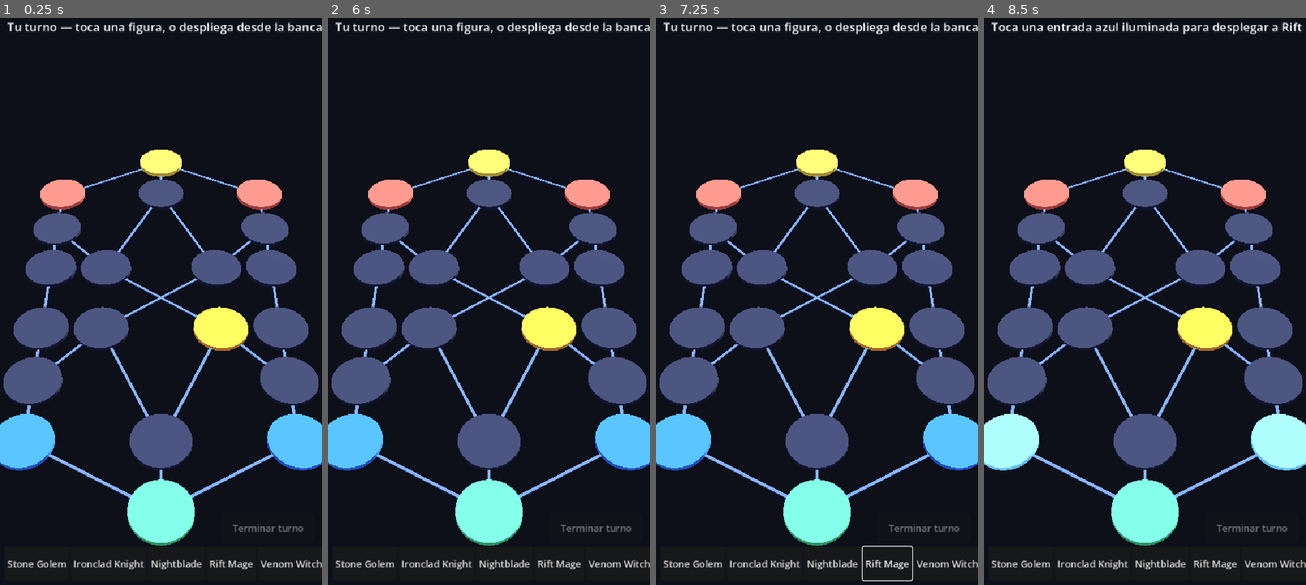
Above: before the commit, frames 1-4 (left to right).
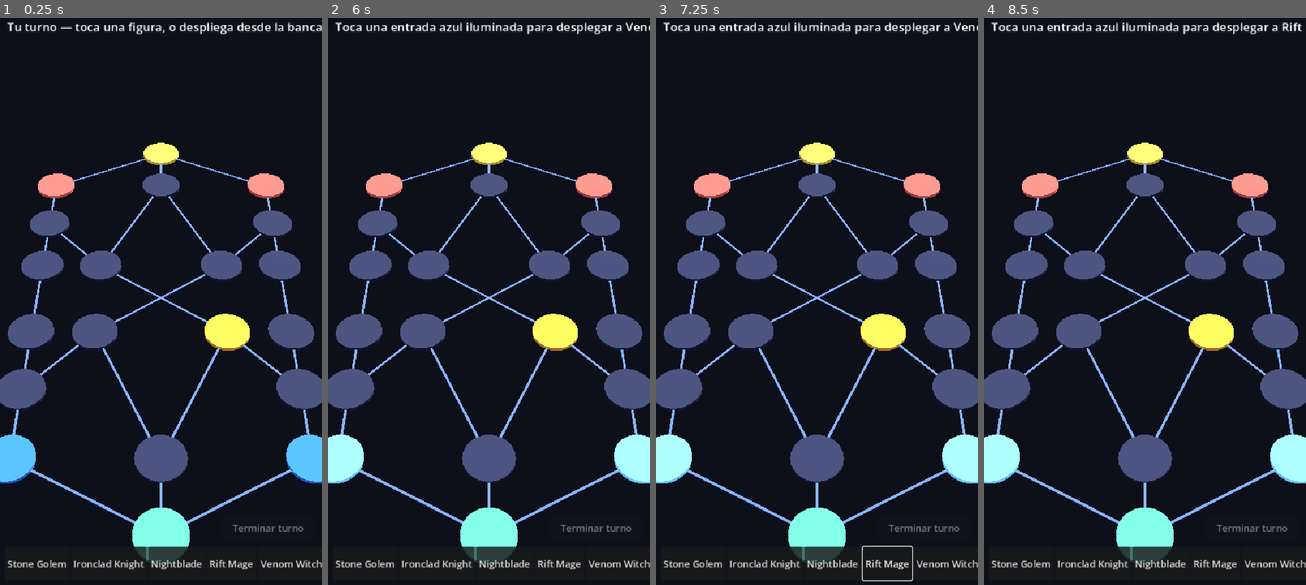
Above: after the commit, the same moments.

Repository: GStyleM562/NodeChess
Game: Godot game, scene res://scenes/board.tscn
Two runs of this game, one before a commit and one after it. Both use one fixed random seed, a clock stepped at 60 frames per second and the inputs below.
Inputs (mouse positions are in pixels of both pictures, inside the frame that each line leads up to):
- Up to frame 1 (0.25 s): no input
- Up to frame 2 (6 s): click "Stone Golem" at 0.5 s; click "Ironclad Knight" at 1.25 s; click "Nightblade" at 2 s; click "Rift Mage" at 2.75 s; tap Enter at 3.5 s; move the mouse to (559, 267) at 3.52 s; hold Right 3.53-4.28 s; click (559, 267) at 3.67 s; tap Space at 3.77, 5 s; move the mouse to (424, 329) at 4.27 s; hold Left 4.28-5.03 s; move the mouse to (521, 171) at 5.02 s; hold Right from 5.03 s (still down); move the mouse to (472, 414) at 5.77 s; click (472, 414) at 5.92 s
- Up to frame 3 (7.25 s): move the mouse to (913, 386) at 6.52 s; release Right at 6.53 s; hold Left from 6.53 s (still down)
- Up to frame 4 (8.5 s): keep holding Left; tap Enter at 7.25 s; move the mouse to (1048, 210) at 7.27 s; tap Space at 7.52, 8 s; move the mouse to (1161, 295) at 8.02 s; click (1161, 295) at 8.17 s

The runs differ from the first frame. In frame 1, 14% of the frame differs, in the area x 0-100%, y 21-97%; in frame 2, 16%, in the area x 0-100%, y 0-97%; in frame 3, 16%; in frame 4, 14%.

Commit message:
Combat clarity: team-colored names (ally=blue/(tu), enemy=red/(rival)) + 'X inicia combate contra Y' announce with a board windup before the wheel; space the map out ~30% and pull camera back

Diff:
--- a/game/scripts/Board3D.gd
+++ b/game/scripts/Board3D.gd
@@ -64,7 +64,7 @@
 	_cam = Camera3D.new()
 	_cam.fov = 45.0
 	# Camera on the player's side: player sits at the BOTTOM, enemy at the top.
-	_cam.look_at_from_position(Vector3(0.0, 9.6, -9.2), Vector3.ZERO, Vector3.UP)
+	_cam.look_at_from_position(Vector3(0.0, 11.5, -11.0), Vector3.ZERO, Vector3.UP)
 	add_child(_cam)
 	_combat_cam = Camera3D.new()
 	_combat_cam.fov = 50.0
@@ -533,13 +533,23 @@
 
 # ---------------------------------------------------------------- combat
 func _play_combat(att_uid: int, def_uid: int, rec: Dictionary) -> void:
-	var a_name: String = Roster.FIGURES[_gs.units[att_uid]["rindex"]]["name"]
-	var b_name: String = Roster.FIGURES[_gs.units[def_uid]["rindex"]]["name"]
+	var a_name := _named(att_uid)
+	var b_name := _named(def_uid)
+	var a_col := _team_color(_gs.units[att_uid]["team"])
+	var b_col := _team_color(_gs.units[def_uid]["team"])
+	# Pre-combat windup on the board: face off + attacker winds up.
+	var fa0: Figure3D = _vis.get(att_uid)
+	var fb0: Figure3D = _vis.get(def_uid)
+	if fa0 and fb0:
+		_face(fa0, fb0.position - fa0.position)
+		_face(fb0, fa0.position - fb0.position)
+		fa0.play_clip("attack")
+	await get_tree().create_timer(0.45).timeout
 	var msg := _combat_msg(a_name, b_name, rec)
-	# 1) the wheel
+	# 1) the wheel (announce + spin + result)
 	await _overlay.play(a_name, b_name, rec["seg_a"], rec["seg_b"], msg[0], msg[1],
 		Roster.FIGURES[_gs.units[att_uid]["rindex"]]["attack"],
-		Roster.FIGURES[_gs.units[def_uid]["rindex"]]["attack"])
+		Roster.FIGURES[_gs.units[def_uid]["rindex"]]["attack"], a_col, b_col)
 	# 2) the close-up action shot
 	await _combat_cutaway(att_uid, def_uid, rec)
 	# 2.5) displacement (push / pull / swap), if any
@@ -601,6 +611,13 @@
 					tw2.tween_property(f, "position", to, 0.4)
 					await tw2.finished
 					f.play_clip("idle")
+
+func _named(uid: int) -> String:
+	var n: String = Roster.FIGURES[_gs.units[uid]["rindex"]]["name"]
+	return n + ("  (tú)" if _gs.units[uid]["team"] == "player" else "  (rival)")
+
+func _team_color(team: String) -> Color:
+	return Color(0.45, 0.7, 1.0) if team == "player" else Color(1.0, 0.5, 0.45)
 
 func _combat_msg(a_name: String, b_name: String, rec: Dictionary) -> Array:
 	var r: int = int(rec["result"])
--- a/game/scripts/CombatOverlay.gd
+++ b/game/scripts/CombatOverlay.gd
@@ -100,11 +100,24 @@
 ## Presents the combat. `msg`/`msg_col` describe the outcome (built by the view,
 ## since winning is not always a KO). Returns when finished (caller `await`s).
 func play(name_a: String, name_b: String, seg_a: Dictionary, seg_b: Dictionary,
-		msg: String, msg_col: Color, pool_a: Array, pool_b: Array) -> void:
+		msg: String, msg_col: Color, pool_a: Array, pool_b: Array,
+		col_a: Color = Color(1, 1, 1), col_b: Color = Color(1, 1, 1)) -> void:
 	_name_a.text = name_a
+	_name_a.modulate = col_a       # ally = blue, enemy = red (set by the view)
 	_name_b.text = name_b
+	_name_b.modulate = col_b
+	_lbl_a.text = "?"
+	_lbl_b.text = "?"
+	_rect_a.color = Color(0.2, 0.2, 0.25)
+	_rect_b.color = Color(0.2, 0.2, 0.25)
+	_root.visible = true
+
+	# Announce: "X inicia combate contra Y" (small beat before the wheel).
+	_title.text = "¡Combate!"
+	_result.text = name_a + "  inicia combate contra  " + name_b
+	_result.modulate = Color(1.0, 0.95, 0.7)
+	await get_tree().create_timer(1.2).timeout
 	_result.text = ""
-	_root.visible = true
 
 	# Spin: flicker through random segments (slower, so options are readable).
 	var spins := 16
--- a/game/scripts/MapData.gd
+++ b/game/scripts/MapData.gd
@@ -37,26 +37,26 @@
 	# v3 — Pokémon-Duel philosophy, tall (~5 cols × 8 rows). Long side RAILS,
 	# a central X of diagonals (no 4-way hub), connected goals, and EVERY node has
 	# at most 3 connections. Player at the bottom (-z), enemy at the top (+z).
-	var n0 := _add(Vector3(0.0, 0, -4.4))     # player goal
-	var n1 := _add(Vector3(-2.2, 0, -3.2))    # player entrance L (corner)
-	var n2 := _add(Vector3(2.2, 0, -3.2))     # player entrance R (corner)
-	var n3 := _add(Vector3(0.0, 0, -3.2))     # bottom centre
-	var n4 := _add(Vector3(-2.2, 0, -2.0))    # rail L 1
-	var n5 := _add(Vector3(2.2, 0, -2.0))     # rail R 1
-	var n6 := _add(Vector3(-2.2, 0, -0.8))    # rail L 2
-	var n7 := _add(Vector3(2.2, 0, -0.8))     # rail R 2
-	var n8 := _add(Vector3(-1.1, 0, -0.8))    # inner L lower
-	var n9 := _add(Vector3(1.1, 0, -0.8))     # inner R lower
-	var n10 := _add(Vector3(-1.1, 0, 0.8))    # inner L upper
-	var n11 := _add(Vector3(1.1, 0, 0.8))     # inner R upper
-	var n12 := _add(Vector3(-2.2, 0, 0.8))    # rail L 3
-	var n13 := _add(Vector3(2.2, 0, 0.8))     # rail R 3
-	var n14 := _add(Vector3(-2.2, 0, 2.0))    # rail L 4
-	var n15 := _add(Vector3(2.2, 0, 2.0))     # rail R 4
-	var n16 := _add(Vector3(0.0, 0, 3.2))     # top centre
-	var n17 := _add(Vector3(-2.2, 0, 3.2))    # enemy entrance L (corner)
-	var n18 := _add(Vector3(2.2, 0, 3.2))     # enemy entrance R (corner)
-	var n19 := _add(Vector3(0.0, 0, 4.4))     # enemy goal
+	var n0 := _add(Vector3(0.0, 0, -5.7))     # player goal
+	var n1 := _add(Vector3(-2.85, 0, -4.2))   # player entrance L (corner)
+	var n2 := _add(Vector3(2.85, 0, -4.2))    # player entrance R (corner)
+	var n3 := _add(Vector3(0.0, 0, -4.2))     # bottom centre
+	var n4 := _add(Vector3(-2.85, 0, -2.6))   # rail L 1
+	var n5 := _add(Vector3(2.85, 0, -2.6))    # rail R 1
+	var n6 := _add(Vector3(-2.85, 0, -1.05))  # rail L 2
+	var n7 := _add(Vector3(2.85, 0, -1.05))   # rail R 2
+	var n8 := _add(Vector3(-1.45, 0, -1.05))  # inner L lower
+	var n9 := _add(Vector3(1.45, 0, -1.05))   # inner R lower
+	var n10 := _add(Vector3(-1.45, 0, 1.05))  # inner L upper
+	var n11 := _add(Vector3(1.45, 0, 1.05))   # inner R upper
+	var n12 := _add(Vector3(-2.85, 0, 1.05))  # rail L 3
+	var n13 := _add(Vector3(2.85, 0, 1.05))   # rail R 3
+	var n14 := _add(Vector3(-2.85, 0, 2.6))   # rail L 4
+	var n15 := _add(Vector3(2.85, 0, 2.6))    # rail R 4
+	var n16 := _add(Vector3(0.0, 0, 4.2))     # top centre
+	var n17 := _add(Vector3(-2.85, 0, 4.2))   # enemy entrance L (corner)
+	var n18 := _add(Vector3(2.85, 0, 4.2))    # enemy entrance R (corner)
+	var n19 := _add(Vector3(0.0, 0, 5.7))     # enemy goal
 
 	var edges := [
 		# goals (each degree 3)
